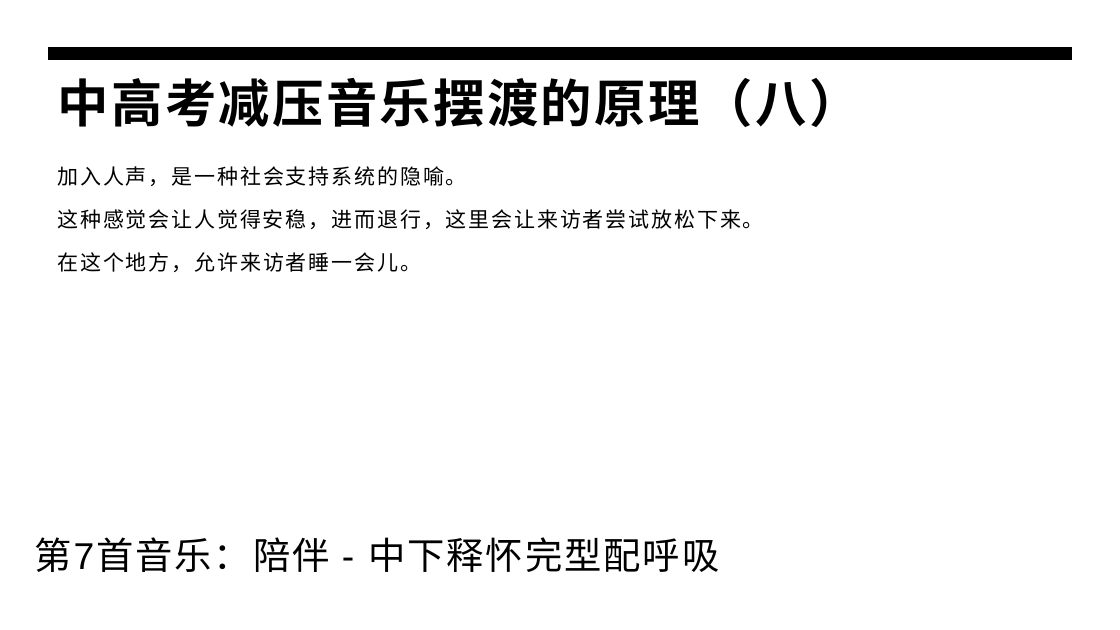
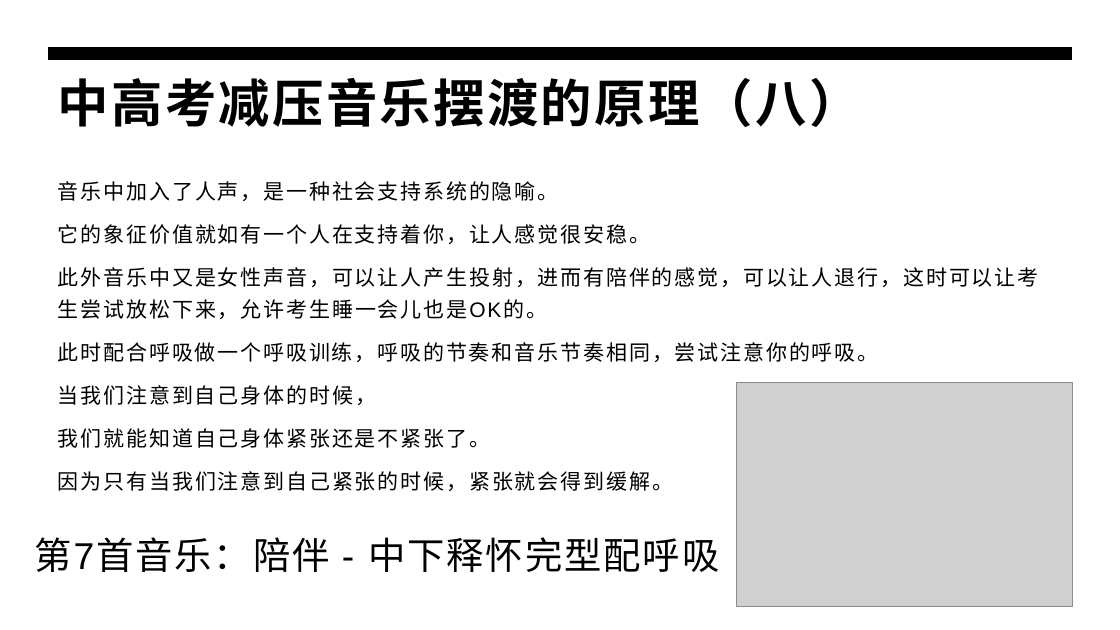
Before and after one commit to panxibei/writing, a slide deck: slide 21 of 44_心理学/30_浥尘伙伴社团原创：中高考音乐减压心理训练/PPT制作素材/浥尘伙伴社团：中高考音乐减压心理训练.pptx. Drawn at 1120x630 pixels with LibreOffice and Linux fonts; fonts in the diff are those of the drawing; grey boxes stand for pictures. Boxes give left, top, right and bottom in pixels: in the first picture for what was removed or moved away, otherwise in the second. Text is boxed around its words. In the diff, an @@ line names an element or a change of style, - is before the commit and + after.

```diff
--- a/44_心理学/30_浥尘伙伴社团原创：中高考音乐减压心理训练/PPT制作素材/浥尘伙伴社团：中高考音乐减压心理训练.pptx
+++ b/44_心理学/30_浥尘伙伴社团原创：中高考音乐减压心理训练/PPT制作素材/浥尘伙伴社团：中高考音乐减压心理训练.pptx
@@ text at [58,181,1039,491]: text changed @@
-加入人声，是一种社会支持系统的隐喻。
-这种感觉会让人觉得安稳，进而退行，这里会让来访者尝试放松下来。
-在这个地方，允许来访者睡一会儿。
+音乐中加入了人声，是一种社会支持系统的隐喻。
+它的象征价值就如有一个人在支持着你，让人感觉很安稳。
+此外音乐中又是女性声音，可以让人产生投射，进而有陪伴的感觉，可以让人退行，这时可以让考生尝试放松下来，允许考生睡一会儿也是OK的。
+此时配合呼吸做一个呼吸训练，呼吸的节奏和音乐节奏相同，尝试注意你的呼吸。
+当我们注意到自己身体的时候，
+我们就能知道自己身体紧张还是不紧张了。
+因为只有当我们注意到自己紧张的时候，紧张就会得到缓解。
@@ picture added at [737,382,1074,607] @@
```
Also in this commit, not shown: 7 other slides changed, 10 other files.
